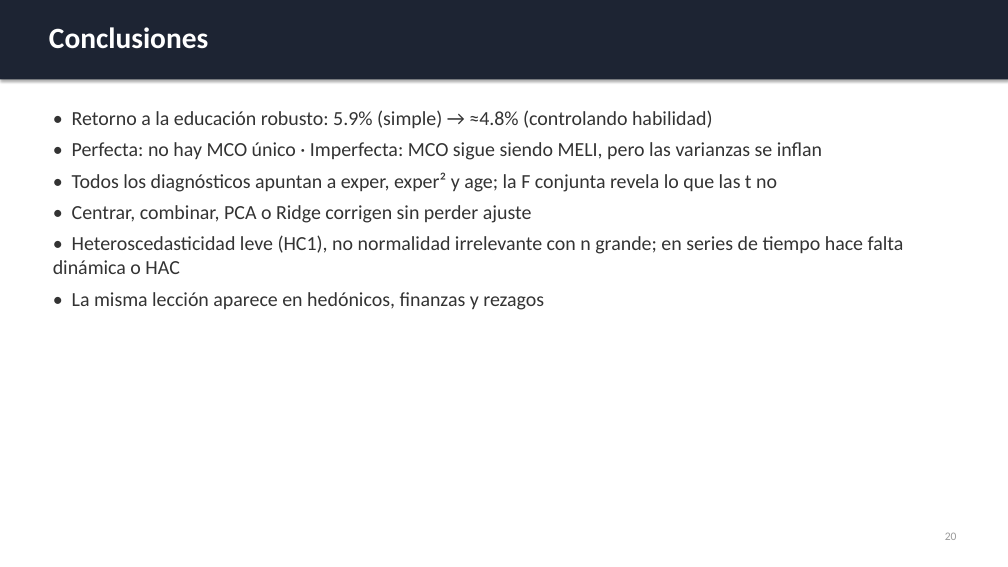
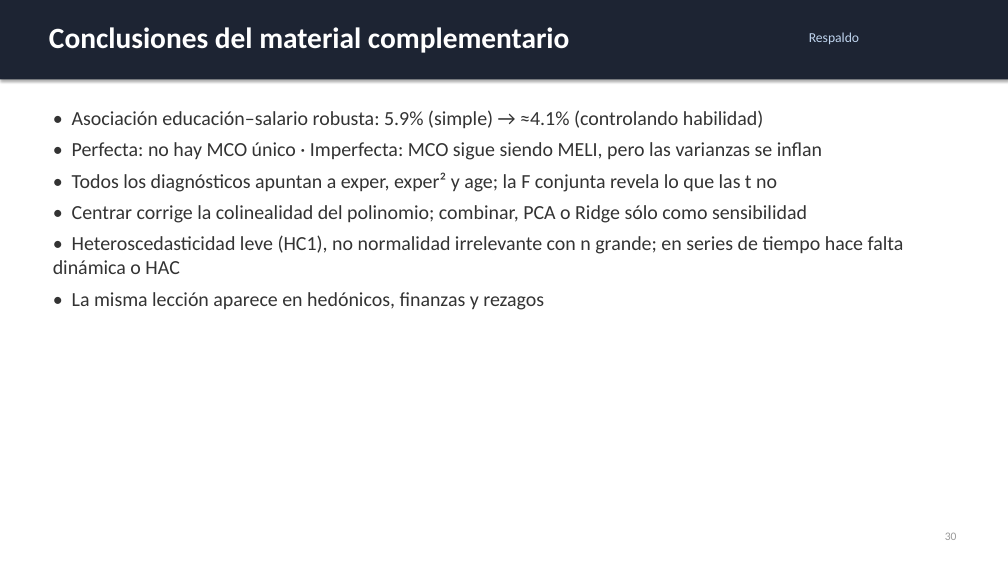
Before and after one commit to ximeelaraa/mincer-multicolinealidad, a slide deck: slide 30 of Presentacion_Multicolinealidad_Mincer.pptx (slide 20 before the commit). Drawn at 1008x567 pixels with LibreOffice and Linux fonts; fonts in the diff are those of the drawing. Boxes give left, top, right and bottom in pixels: in the first picture for what was removed or moved away, otherwise in the second. Text is boxed around its words. In the diff, an @@ line names an element or a change of style, - is before the commit and + after.

```diff
--- a/Presentacion_Multicolinealidad_Mincer.pptx
+++ b/Presentacion_Multicolinealidad_Mincer.pptx
@@ text at (49, 27, 569, 53): text changed @@
-Conclusiones
+Conclusiones del material complementario
@@ text added at (809, 32, 859, 44), 13 pt, text #BFD4EE @@
+Respaldo
@@ text at (72, 110, 764, 129): text changed @@
-• Retorno a la educación robusto: 5.9% (simple) → ≈4.8% (controlando habilidad)
+• Asociación educación–salario robusta: 5.9% (simple) → ≈4.1% (controlando habilidad)
@@ text at (72, 205, 807, 223): text changed @@
-• Centrar, combinar, PCA o Ridge corrigen sin perder ajuste
+• Centrar corrige la colinealidad del polinomio; combinar, PCA o Ridge sólo como sensibilidad
```
Also in this commit, not shown: 18 other slides changed, 11 slides added, 1 slide removed, 20 other files.
